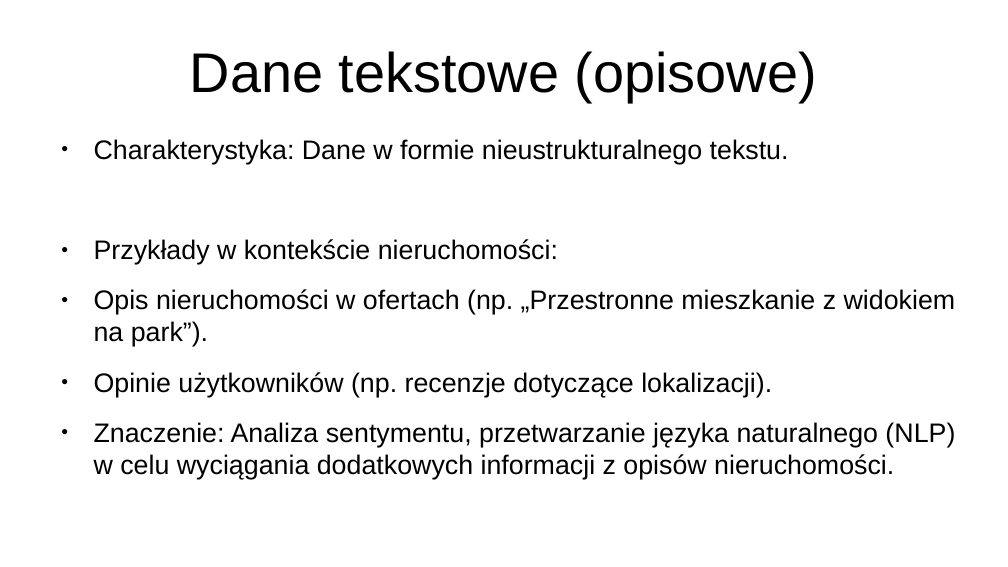
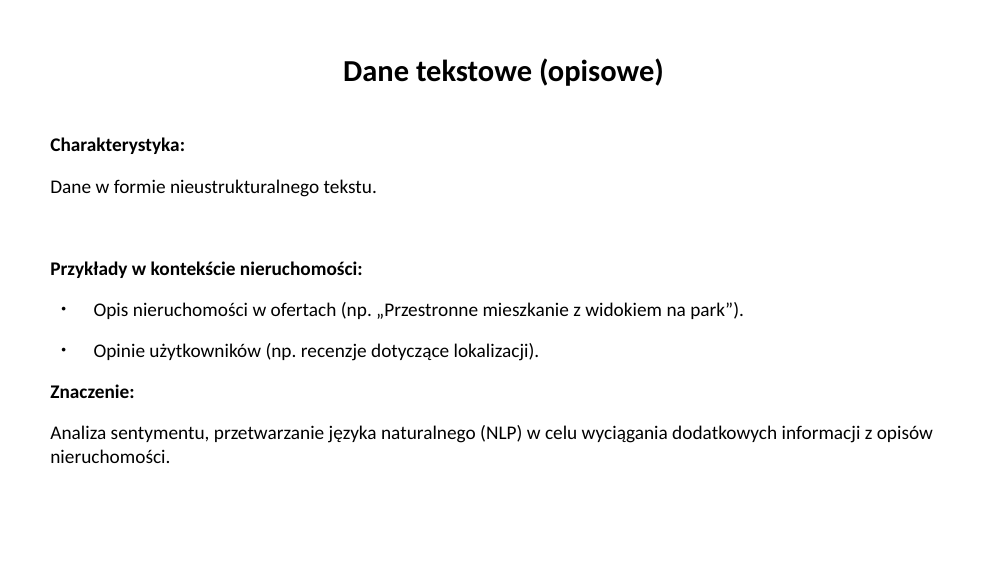
Before and after one commit to jkb-mchlk/jkb-mchlk, a slide deck: slide 28 of szkolenie.pptx (slide 16 before the commit). Drawn at 1008x567 pixels with LibreOffice and Linux fonts; fonts in the diff are those of the drawing. Boxes give left, top, right and bottom in pixels: in the first picture for what was removed or moved away, otherwise in the second. Text is boxed around its words. In the diff, an @@ line names an element or a change of style, - is before the commit and + after.

```diff
--- a/szkolenie.pptx
+++ b/szkolenie.pptx
@@ title "Dane tekstowe (opisowe)" at (x1=343, y1=58, x2=664, y2=86): size 44 to 24 pt, font Arial to Calibri, bold on @@
@@ text at (x1=50, y1=137, x2=377, y2=197): text changed; size 21.1 to 15.2 pt; font Arial to Calibri @@
-● Charakterystyka: Dane w formie nieustrukturalnego tekstu.
+Charakterystyka:
+Dane w formie nieustrukturalnego tekstu.
@@ text at (x1=50, y1=261, x2=744, y2=361): size 21.1 to 15.2 pt, font Arial to Calibri in "Przykłady w kontekście nieruchomości:", "Opis nieruchomości w ofertach (np. „Przestronne mieszkanie ...", "Opinie użytkowników (np. recenzje dotyczące lokalizacji)."; bold on in "Przykłady w kontekście nieruchomości:"; bullet ● to none @@
@@ text at (x1=50, y1=384, x2=933, y2=463): text changed; size 21.1 to 15.2 pt; font Arial to Calibri @@
-● Znaczenie: Analiza sentymentu, przetwarzanie języka naturalnego (NLP) w celu wyciągania dodatkowych informacji z opisów nieruchomości.
+Znaczenie:
+Analiza sentymentu, przetwarzanie języka naturalnego (NLP) w celu wyciągania dodatkowych informacji z opisów nieruchomości.
```
Also in this commit, not shown: 50 other slides changed, 26 slides added, 3 slides removed, 3 other files.
